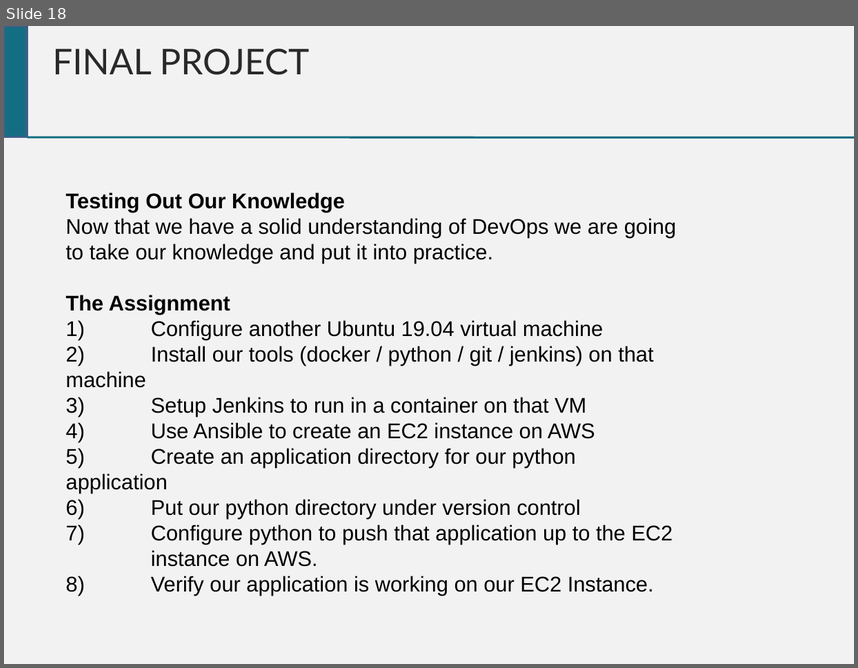
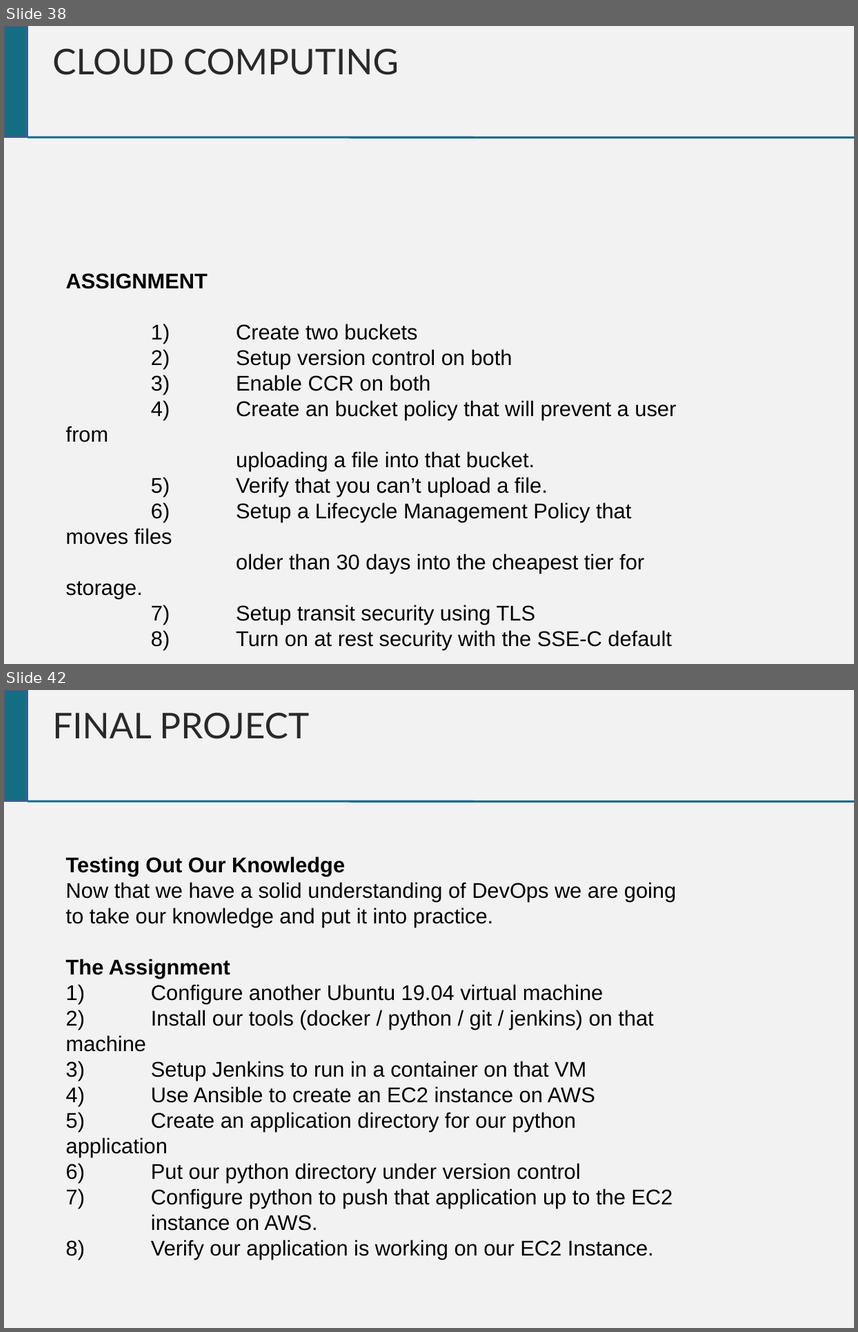
Before and after one commit to chrisgauthier742018/devopscourse, a slide deck: Dev Ops Course.pptx. Shown one above the other, each under a label of ours: slide 18 before the commit, slides 38 and 42 after it; the slides between them are not shown. The pictures are 858x668 and 858x1332 pixels, drawn with LibreOffice and Linux fonts; fonts in the diff are those of the drawing. Boxes give left, top, right and bottom in pixels: in the first picture for what was removed or moved away, otherwise in the second. Text is boxed around its words. In the diff, an @@ line names an element or a change of style, - is before the commit and + after.

Commit message:
More work on Cloud Computing Section

```diff
--- a/Dev Ops Course.pptx
+++ b/Dev Ops Course.pptx
@@ slide 38 added at [4, 26, 854, 664], background #F2F2F2 @@
@@ rectangle added at [4, 26, 27, 136], fill #146E83, outline #3A5F8C 2 pt @@
@@ text added at [52, 49, 399, 75], 30 pt, text #292929 @@
+CLOUD COMPUTING
@@ line added from (27, 137) to (854, 137), #146E83 1.76 pt @@
@@ text added at [66, 273, 676, 649], 18 pt, text #000000 @@
+ASSIGNMENT
+1) Create two buckets
+2) Setup version control on both
+3) Enable CCR on both
+4) Create an bucket policy that will prevent a user from
+uploading a file into that bucket.
+5) Verify that you can’t upload a file.
+6) Setup a Lifecycle Management Policy that moves files
+older than 30 days into the cheapest tier for storage.
+7) Setup transit security using TLS
+8) Turn on at rest security with the SSE-C default
@@ what was slide 18 is now slide 42 @@
```
Also in this commit, not shown: 4 slides changed, 23 other slides added.
